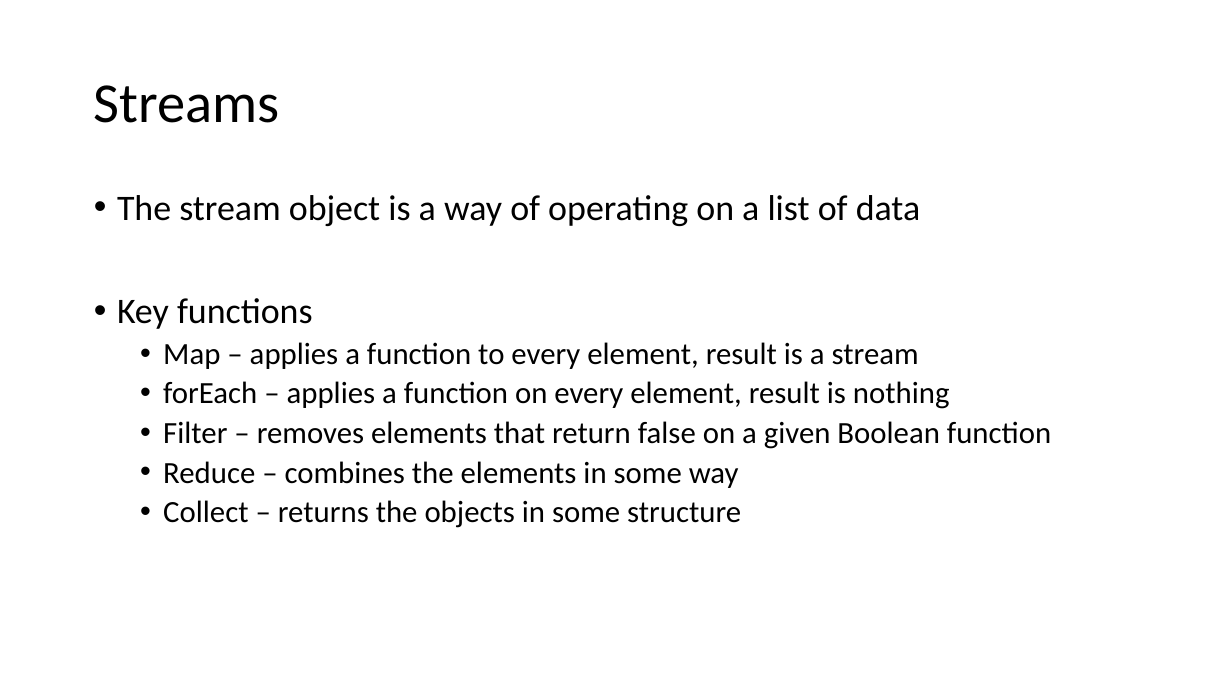
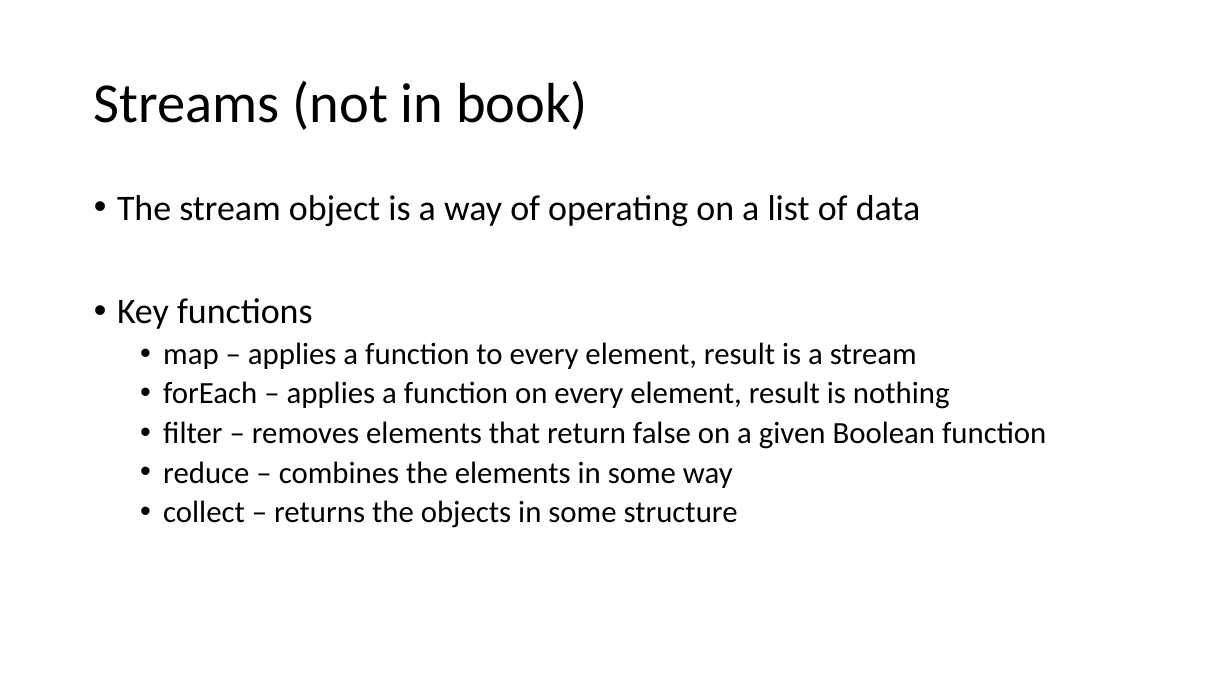
Before and after one commit to skalakm/232, a slide deck: slide 101 of notes.pptx. Drawn at 1232x693 pixels with LibreOffice and Linux fonts; fonts in the diff are those of the drawing. Boxes give left, top, right and bottom in pixels: in the first picture for what was removed or moved away, otherwise in the second. Text is boxed around its words. In the diff, an @@ line names an element or a change of style, - is before the commit and + after.

```diff
--- a/notes.pptx
+++ b/notes.pptx
@@ title at (94,81,588,130): text changed @@
-Streams
+Streams (not in book)
@@ text at (163,342,917,369): text changed @@
-  • Map – applies a function to every element, result is a stream
+  • map – applies a function to every element, result is a stream
@@ text at (163,421,1046,528): text changed @@
-  • Filter – removes elements that return false on a given Boolean function
-  • Reduce – combines the elements in some way
-  • Collect – returns the objects in some structure
+  • filter – removes elements that return false on a given Boolean function
+  • reduce – combines the elements in some way
+  • collect – returns the objects in some structure
```
